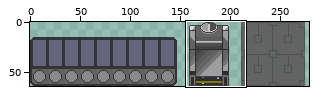
Two states of a sprite sheet, Data/gfx/scenes/1_factory/1_0_factory.png. The first picture is a wide view before the edit; the outline marks the close-up.
Close-up. Before the commit:
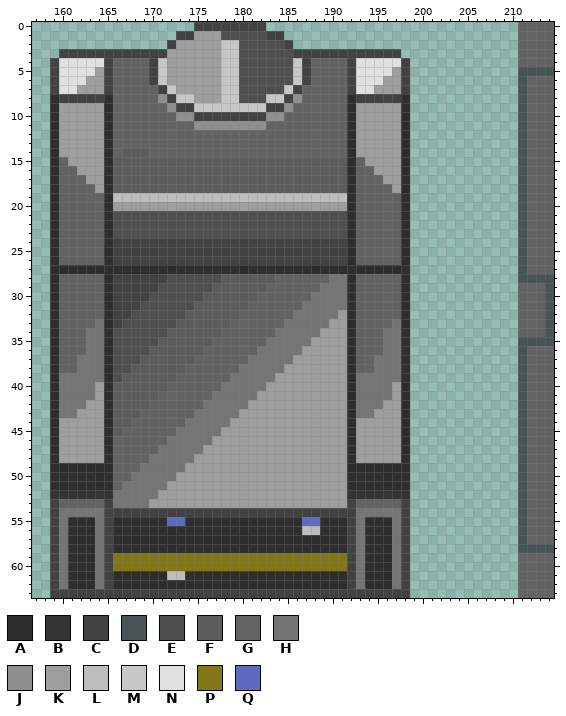
The file is 512x64 pixels. Colours within 5 levels of each other are drawn and written as one. Shown: x 157..214, y 0..63. The wide view leaves out empty margins.
Palette (. is transparent): A #2e2e2e  B #343434  C #424242  D #485454  E #4f4f4f  F #5c5c5c  G #636363  H #757575  J #8f8f8f  K #9e9e9e  L #bdbdbd  M #c7c7c7  N #e0e0e0  P #827717  Q #5c6bc0
Pixels before (only the part around the change), first column x 157:
 0 ..................CCCCCCCC............................G
 1 ................CCKKKEEEEECC..........................G
 2 ...............CKKKKKMMEEEEEC.........................G
 3 ...CCCCCCCCCCCCKKKKKKMMEEEEEECCCCCCCCCCCC.............G
 4 ..CNNNNNCGGGGCMKKKKKKMMEEEEEEMCGGGGCNNNNNC............G
 5 ..CNNNNKCGGGGCMKKKKKKMMEEEEEEMCGGGGCNNNNKC............D
 6 ..CNNNKKCGGGGCMKKKKKKMMEEEEEEMCGGGGCNNNKKC............D
 7 ..CNNKKKCGGGGGCMKKKKKMMEEEEEMCGGGGGCNNKKKC............D
 8 ..ACCCCCAGGGGGJCMMKKKMMEEEMMCJGGGGGACCCCCA............D
 9 ..AKKKKKAGGGGGGJCCMMMMMMMMCCJGGGGGGAKKKKKA............D
10 ..AKKKKKAGGGGGGGJJCCCCCCCCJJGGGGGGGAKKKKKA............D
11 ..AKKKKKAGGGGGGGGGJJJJJJJJGGGGGGGGGAKKKKKA............D
12 ..AKKKKKAGGGGGGGGGGGGGGGGGGGGGGGGGGAKKKKKA............D
13 ..AKKKKKAGGGGGGGGGGGGGGGGGGGGGGGGGGAKKKKKA............D
14 ..AKKKKKAGFFFGGGGGGGGGGGGGGGGGGGGGGAKKKKKA............D
15 ..AGKKKKAFFFFFFFFFFFFFFFFFFFFFFFFFFAGKKKKA............D
16 ..AGGKKKAFFFFFFFFFFFFFFFFFFFFFFFFFFAGGKKKA............D
17 ..AGGGKKAFFFFFFFFFFFFFFFFFFFFFFFFFFAGGGKKA............D
18 ..AGGGGKAFFFFFFFFFFFFFFFFFFFFFFFFFFAGGGGKA............D
19 ..AGGGGGALLLLLLLLLLLLLLLLLLLLLLLLLLAGGGGGA............D
20 ..AGGGGGAKKKKKKKKKKKKKKKKKKKKKKKKKKAGGGGGA............D
21 ..AGGGGGAEEEEEEEEEEEEEEEEEEEEEEEEEEAGGGGGA............D
22 ..AGGGGGAEEEEEEEEEEEEEEEEEEEEEEEEEEAGGGGGA............D
23 ..AGGGGGAEEEEEEEEEEEEEEEEEEEEEEEEEEAGGGGGA............D
24 ..AGGGGGACCCCCCCCCCCCCCCCCCCCCCCCCCAGGGGGA............D
25 ..AGGGGGACCCCCCCCCCCCCCCCCCCCCCCCCCAGGGGGA............D
26 ..AGGGGGACCCCCCCCCCCCCCCCCCCCCCCCCCAGGGGGA............D
27 ..AAAAAAAAAAAAAAAAAAAAAAAAAAAAAAAAAAAAAAAA............D
28 ..AGGGGGACCCCCCEEEEEEFFFFFFGGGGGGHHAGGGGGA............D
29 ..AGGGGGACCCCCEEEEEEFFFFFFGGGGGGHHHAGGGGGA............G
30 ..AGGGGGACCCCEEEEEEFFFFFFGGGGGGHHHHAGGGGGA............G
31 ..AGGGGGACCCEEEEEEFFFFFFGGGGGGHHHHHAGGGGGA............G
32 ..AGGGGGACCEEEEEEFFFFFFGGGGGGHHHHHKAGGGGGA............G
33 ..AGGGGHACEEEEEEFFFFFFGGGGGGHHHHHKKAGGGGHA............G
34 ..AGGGHHAEEEEEEFFFFFFGGGGGGHHHHHKKKAGGGHHA............G
35 ..AGGGHHAEEEEEFFFFFFGGGGGGHHHHHKKKKAGGGHHA............D
36 ..AGGGHHAEEEEFFFFFFGGGGGGHHHHHKKKKKAGGGHHA............D
37 ..AGGHHHAEEEFFFFFFGGGGGGHHHHHKKKKKKAGGHHHA............D
38 ..AGGHHHAEEFFFFFFGGGGGGHHHHHKKKKKKKAGGHHHA............D
39 ..AHHHHHAEFFFFFFGGGGGGHHHHHKKKKKKKKAHHHHHA............D
40 ..AHHHHKAFFFFFFGGGGGGHHHHHKKKKKKKKKAHHHHKA............D
41 ..AHHHHKAFFFFFGGGGGGHHHHHKKKKKKKKKKAHHHHKA............D
42 ..AHHHKKAFFFFGGGGGGHHHHHKKKKKKKKKKKAHHHKKA............D
43 ..AHHKKKAFFFGGGGGGHHHHHKKKKKKKKKKKKAHHKKKA............D
44 ..AKKKKKAFFGGGGGGHHHHHKKKKKKKKKKKKKAKKKKKA............D
45 ..AKKKKKAFGGGGGGHHHHHKKKKKKKKKKKKKKAKKKKKA............D
46 ..AKKKKKAGGGGGGHHHHHKKKKKKKKKKKKKKKAKKKKKA............D
47 ..AKKKKKAGGGGGHHHHHKKKKKKKKKKKKKKKKAKKKKKA............D
48 ..AKKKKKAGGGGHHHHHKKKKKKKKKKKKKKKKKAKKKKKA............D
49 ..AAAAAAAGGGHHHHHKKKKKKKKKKKKKKKKKKAAAAAAA............D
50 ..AAAAAAAGGHHHHHKKKKKKKKKKKKKKKKKKKAAAAAAA............D
51 ..AAAAAAAGHHHHHKKKKKKKKKKKKKKKKKKKKAAAAAAA............D
52 ..BBBBBBBHHHHHKKKKKKKKKKKKKKKKKKKKKBBBBBBB............D
53 ..CGGGGGCHHHHKKKKKKKKKKKKKKKKKKKKKKCGGGGGC............D
54 ..CHHHHHCCCCCCCCCCCCCCCCCCCCCCCCCCCCHHHHHC............D
55 ..CHAAAHCAAAAAAQQAAAAAAAAAAAAAQQAAACHAAAHC............D
56 ..CHAAAHCAAAAAAAAAAAAAAAAAAAAALLAAACHAAAHC............D
57 ..CHAAAHCAAAAAAAAAAAAAAAAAAAAAAAAAACHAAAHC............D
58 ..CHAAAHCAAAAAAAAAAAAAAAAAAAAAAAAAACHAAAHC............D
59 ..CHAAAHCPPPPPPPPPPPPPPPPPPPPPPPPPPCHAAAHC............G
60 ..CHAAAHCPPPPPPPPPPPPPPPPPPPPPPPPPPCHAAAHC............G
61 ..CHAAAHCAAAAAALLAAAAAAAAAAAAAAAAAACHAAAHC............G
62 ..CHAAAHCAAAAAAAAAAAAAAAAAAAAAAAAAACHAAAHC............G
63 ..CCCCCCCCCCCCCCCCCCCCCCCCCCCCCCCCCCCCCCCC............G
New version:
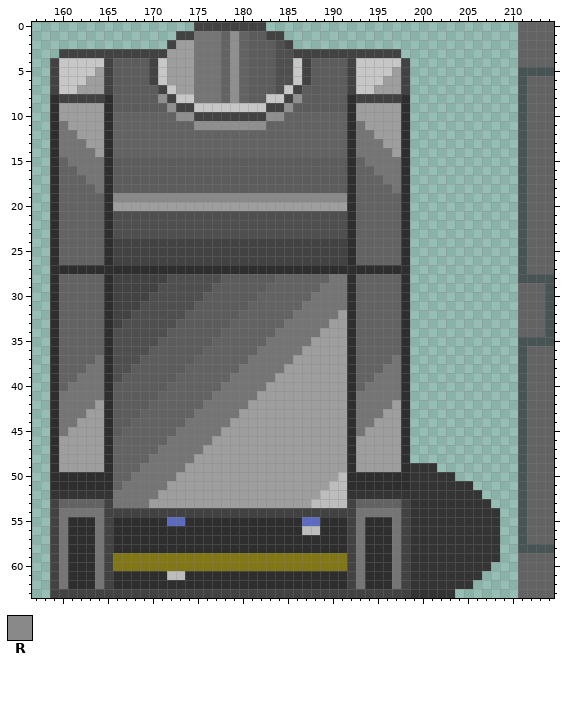
Colours new in this view: R #898989
Edits made:
Colour B now appears in row 49 at x 199 to 201; in row 50 at x 199 to 203; in row 51 at x 199 to 205; in row 52 at x 199 to 206; in row 53 at x 199 to 207; in rows 54 to 59 at x 199 to 208.
Colour B now appears in row 60 at x 199 to 207; in row 61 at x 199 to 206; in row 62 at x 199 to 205; in row 63 at x 199 to 203.
The author changed colour E to colour F in row 1 at x 181 to 182; in rows 2 to 7 at x 181 to 183; in row 8 at x 181 to 182.
The author changed colour G to colour F in rows 4 to 6 at x 166 to 169 and 188 to 191; in rows 7 to 8 at x 166 to 170 and 187 to 191; in row 9 at x 166 to 171 and 186 to 191.
The author changed colour E to colour G in row 1 at x 178 and 180; in rows 2 to 8 at x 180.
The author changed colour F to colour G in row 14 at x 167 to 169.
The author changed colour H to colour G in row 33 at x 164 and 197; in rows 34 to 36 at x 163 to 164 and 196 to 197; in row 37 at x 162 to 163 and 195 to 196; in row 38 at x 162 and 195; in row 39 at x 160 to 161 and 193 to 194; in row 40 at x 160 and 193.
The author changed colour M to colour G in rows 2 to 8 at x 178.
The author changed colour K to colour H in rows 1 to 8 at x 175 to 177; in row 11 at x 160 and 193; in row 12 at x 160 to 161 and 193 to 194; in row 13 at x 160 to 162 and 193 to 195; in row 14 at x 160 to 163 and 193 to 196; in row 15 at x 161 to 164 and 194 to 197.
The author changed colour K to colour H in row 16 at x 162 to 164 and 195 to 197; in row 17 at x 163 to 164 and 196 to 197; in row 18 at x 164 and 197; in rows 40 to 41 at x 164 and 197; in row 42 at x 163 and 196; in row 43 at x 162 and 195.
The author changed colour K to colour H in row 44 at x 160 to 161 and 193 to 194; in row 45 at x 160 and 193.
The author changed colour E to colour J in row 1 at x 179.
The author changed colour M to colour J in rows 2 to 8 at x 179.
The author changed colour A to colour K in row 49 at x 160 to 164 and 193 to 197.
The author changed colour K to colour L in row 50 at x 191; in row 51 at x 190 to 191; in row 52 at x 189 to 191; in row 53 at x 188 to 191.
The author changed colour N to colour M in row 4 at x 160 to 164 and 193 to 197; in row 5 at x 160 to 163 and 193 to 196; in row 6 at x 160 to 162 and 193 to 195; in row 7 at x 160 to 161 and 193 to 194.
The author changed colour L to colour R in row 19 at x 166 to 191.
